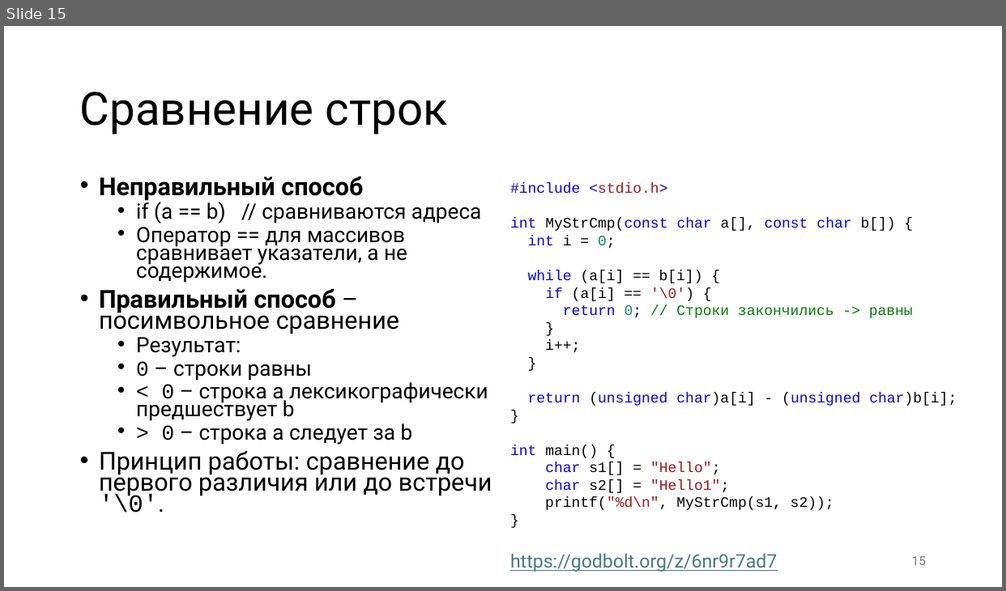
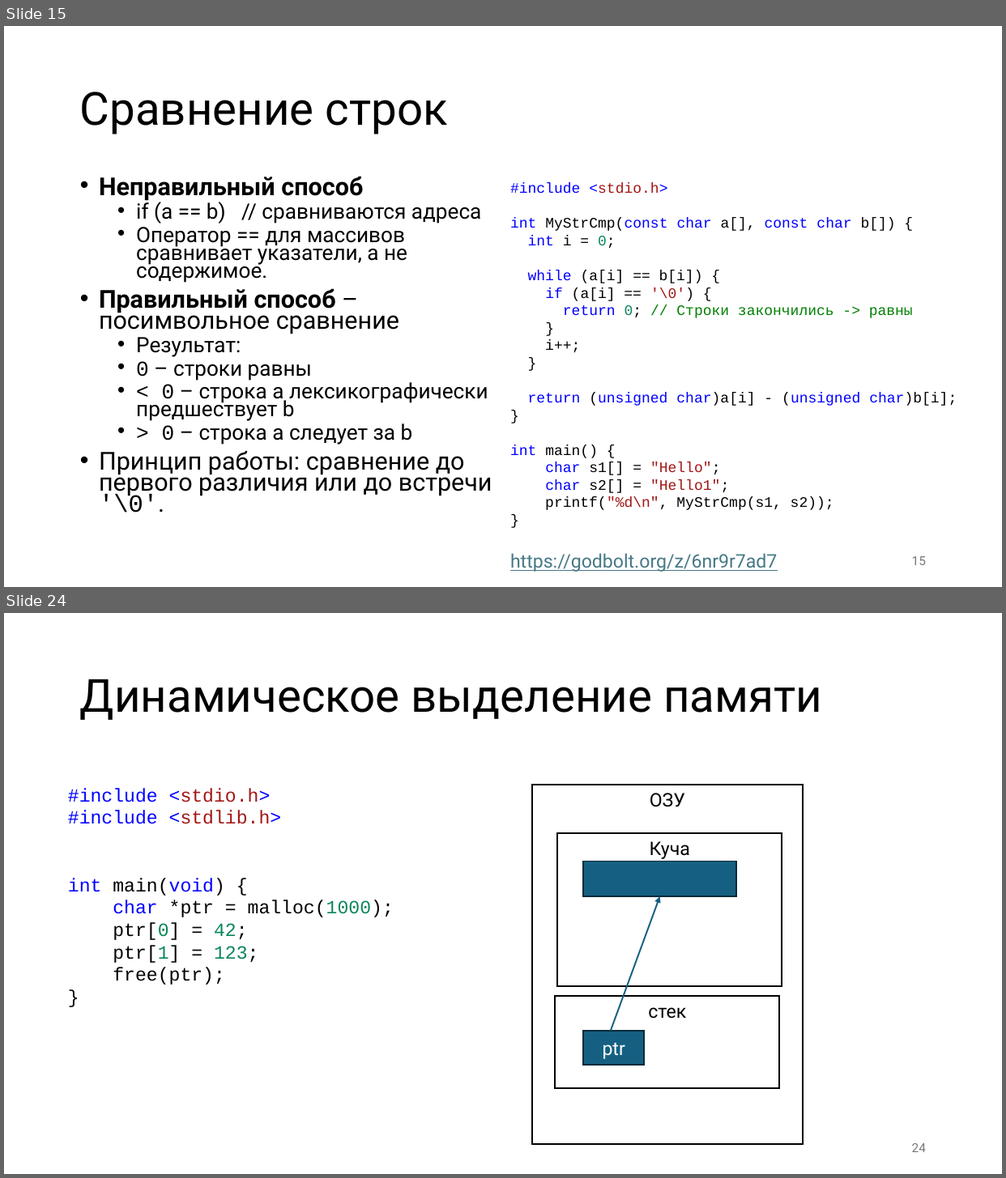
Before and after one commit to alexey-malov/mpp, a slide deck: lectures/03/Strings.pptx. Shown one above the other, each under a label of ours: slide 15 before the commit, slides 15 and 24 after it; the slides between them are not shown. The pictures are 1006x591 and 1006x1178 pixels, drawn with LibreOffice and Linux fonts; fonts in the diff are those of the drawing. Boxes give left, top, right and bottom in pixels: in the first picture for what was removed or moved away, otherwise in the second. Text is boxed around its words. In the diff, an @@ line names an element or a change of style, - is before the commit and + after.

```diff
--- a/lectures/03/Strings.pptx
+++ b/lectures/03/Strings.pptx
@@ slide 24 added at (4, 613, 1002, 1174), background #FFFFFF @@
@@ title added at (80, 679, 822, 720), 44 pt, text #000000 @@
+Динамическое выделение памяти
@@ text added at (68, 788, 394, 985), 18 pt, text #000000 @@
+#include <stdio.h>
+#include <stdlib.h>
+int main(void) {
+char *ptr = malloc(1000);
+ptr[0] = 42;
+ptr[1] = 123;
+free(ptr);
+}
@@ rectangle added at (532, 785, 802, 1144), fill #FFFFFF, outline #000000 1.5 pt, 18 pt, text #000000 @@
+ОЗУ
@@ rectangle added at (557, 833, 782, 986), fill #FFFFFF, outline #000000 1.5 pt, 18 pt, text #000000 @@
+Куча
@@ rectangle added at (583, 862, 736, 897), fill #156082, outline #092A39 1.5 pt @@
@@ arrow added from (611, 1031) to (660, 897), #156082 1.5 pt @@
@@ rectangle added at (555, 996, 780, 1089), fill #FFFFFF, outline #000000 1.5 pt, 18 pt, text #000000 @@
+стек
@@ rectangle added at (583, 1031, 644, 1065), fill #156082, outline #092A39 1.5 pt, 18 pt, text #FFFFFF @@
+ptr
@@ page number added at (912, 1144, 926, 1152), 12 pt, text #797979 @@
+24
```
Also in this commit, not shown: 14 other slides added.
